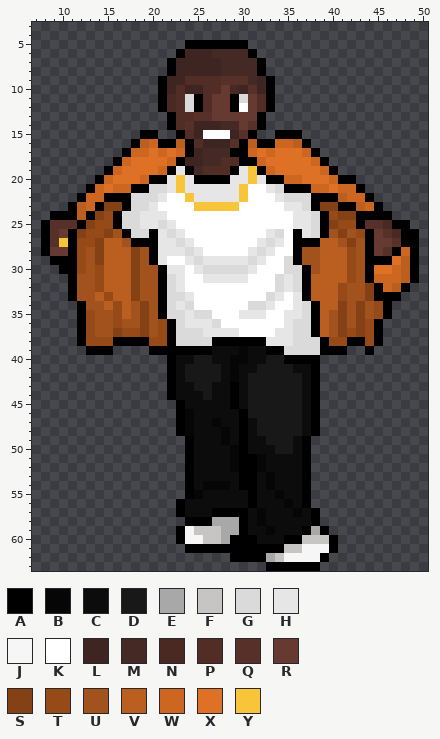
Pixel-art sprite, stored at Aseprite WIP/coverpg/kanye-draft.png. Above: the version before the commit.
The file is 64x64 pixels. Colours within 5 levels of each other are drawn and written as one. Shown: x 7..50, y 3..63.
Palette (. is transparent): A #000000  B #060606  C #0c0c0c  D #181818  E #a8a8a8  F #c7c4c4  G #dadada  H #e6e6e6  J #f6f6f6  K #ffffff  L #3e2522  M #442925  N #4b2923  P #512d26  Q #573029  R #663931  S #834115  T #954a18  U #a2521c  V #bb5f21  W #cd6620  X #df7126  Y #f8c53a
Once edited:
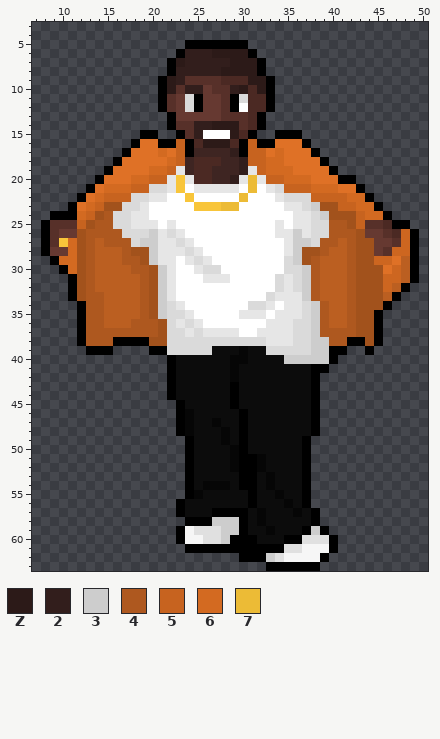
Colours new in this view: Z #2c1a18  2 #321e1c  3 #cdcdcd  4 #ae581f  5 #c7631f  6 #d36a21  7 #ecbb36
Change:
colour F: #c7c4c4 -> #e0e0e0
Changed rows in their new state; - is a pixel that keeps its letter.
first column x 10:
 6 --------------222ZZZZ------------------
 7 -------------Z22222ZZZ-----------------
 8 -------------22222ZZZZ-----------------
 9 ------------Z2QQQQNNNZZ----------------
10 ------------ZQ22RQQ2ZNZ----------------
11 ------------QR--R-Q--NN----------------
12 ------------QR--R-Q--NN----------------
13 -------------RRRR-QQQN-----------------
14 -------------Q-22ZZZQN-----------------
15 --------------Q2---ZN------------------
16 ---------XX--5-NZZZN-5--XXX------------
17 --------XX-6-5--LLL2-55X6--X-----------
18 -------X----65-NNNLL25566---X----------
19 ------X---665-LNNLLL2H5666---X---------
20 -----X--6655---NNLL2-7-55666--X--------
21 ----X66655----K-----K7---555666XX------
22 ---X6555--H----KKKKK7-------555566-----
23 --X65UUG-HK-------77--------3UU5566----
24 --65U4G-H-KK-----------------3UUU566---
25 --5U44G-H--K------------H----G44U5-----
26 -RU4444G--3------------KHH3--G444UR---W
27 -6U4V444G33-----------KKKH33G44V4-U---W
28 -6U4V--4U-3----------KKK-H3--4--4-U--W-
29 66U4V--44-3-H----KKKKKK---3-4---4-UWW--
30 -6U4V---44-3-K----KKKK-----34---4-UU---
31 ---4V---V4-3HK-----KK------34---4-UU---
32 ---4V---V4-3HK-------------34--V4-UU---
33 ---44V--V4-3HKK----------H-34--V4-UUV--
34 ---44-V-V4-3--K----------H--34-V4U-U---
35 ---44VV-V4-3---KK-------H---34VV4U-A.--
36 ---44VVV444UGHG-KK-----HH---34VV4UU----
37 ---44444444UG-H-------HH----34444UU----
38 ---444----UUG----GGGGGG-----3344--U----
39 ------------GGGGG------GG---33---------
40 ---------------CC------CC33333A--------
41 --------------CCCC----CCCC---A---------
42 --------------CCCC---CCCCCC------------
43 ---------------CC----CCCCCC------------
44 ----------------C----CCCCCC------------
45 ---------------------CCCCCC------------
46 ---------------------CCCCCC------------
47 ----------------------CCCCC------------
48 ----------------------CCCCC------------
49 -----------------------CCC-------------
50 ------------------------CC-------------
first column x 27:
58 333---------
59 -33--------3
60 -3----------
62 --.---3-----
Pixel boxes of the changes (left, top, right, bottom) in both pictures:
changed: (59, 49, 410, 454)
changed: (194, 517, 329, 562)
